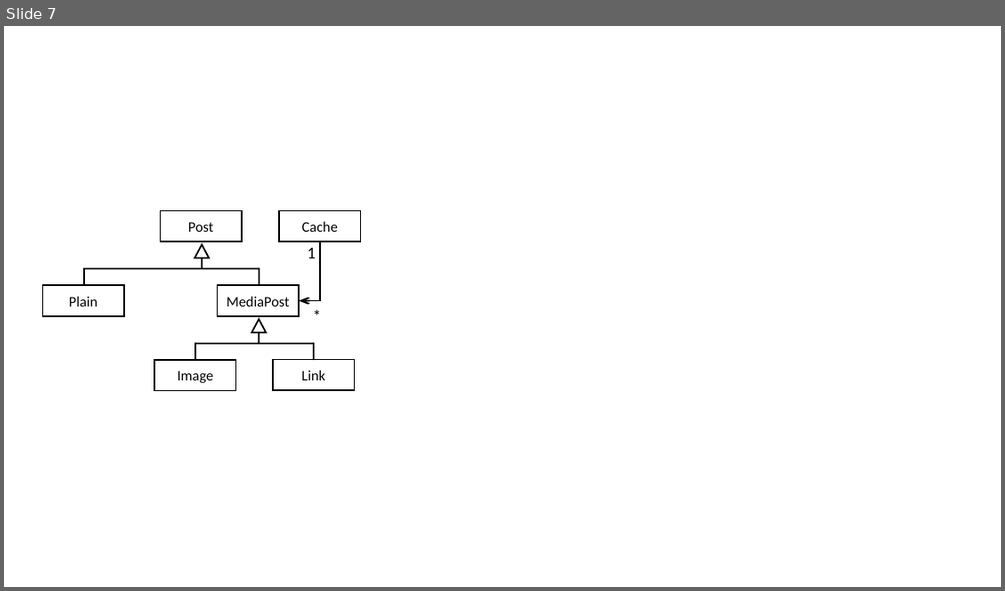
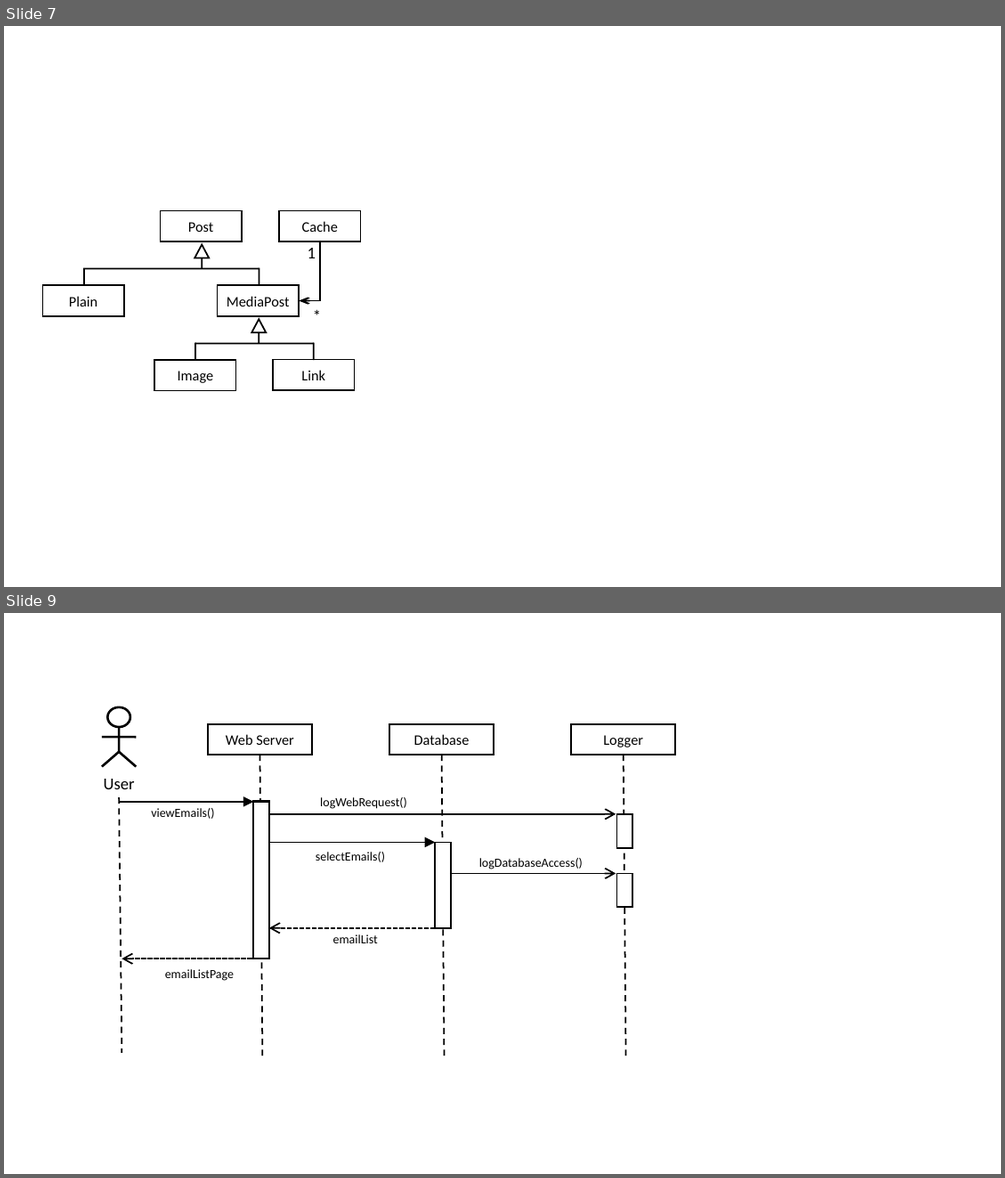
Before and after one commit to tpetricek/teaching, a slide deck: software-engineering/slides/uml.pptx. Shown one above the other, each under a label of ours: slide 7 before the commit, slides 7 and 9 after it; the slides between them are not shown. The pictures are 1005x591 and 1005x1178 pixels, drawn with LibreOffice and Linux fonts; fonts in the diff are those of the drawing. Boxes give left, top, right and bottom in pixels: in the first picture for what was removed or moved away, otherwise in the second. Text is boxed around its words. In the diff, an @@ line names an element or a change of style, - is before the commit and + after.

```diff
--- a/software-engineering/slides/uml.pptx
+++ b/software-engineering/slides/uml.pptx
@@ slide 9 added at bbox=[4, 613, 1001, 1174], background #FFFFFF @@
@@ rectangle added at bbox=[208, 723, 312, 755], fill #FFFFFF, outline #000000 1.5 pt, 14 pt, text #000000 @@
+Web Server
@@ rectangle added at bbox=[390, 723, 494, 755], fill #FFFFFF, outline #000000 1.5 pt, 14 pt, text #000000 @@
+Database
@@ rectangle added at bbox=[572, 723, 676, 755], fill #FFFFFF, outline #000000 1.5 pt, 14 pt, text #000000 @@
+Logger
@@ group added at bbox=[102, 707, 137, 766]: 4 lines, 1 ellipse @@
@@ line added from (259, 755) to (263, 1055), #000000 1.5 pt dashed @@
@@ line added from (442, 755) to (445, 1055), #000000 1.5 pt dashed @@
@@ line added from (623, 755) to (626, 1055), #000000 1.5 pt dashed @@
@@ text added at bbox=[104, 779, 135, 789], 16 pt, text #000000 @@
+User
@@ line added from (119, 798) to (122, 1053), #000000 1.5 pt dashed @@
@@ text added at bbox=[320, 797, 407, 809], 12 pt, text #000000 @@
+logWebRequest()
@@ arrow added from (119, 802) to (254, 802), #000000 1.5 pt @@
@@ text added at bbox=[151, 808, 214, 819], 12 pt, text #000000 @@
+viewEmails()
@@ rectangle added at bbox=[254, 801, 269, 911], fill #FFFFFF, outline #000000 1.5 pt @@
@@ rectangle added at bbox=[254, 802, 269, 958], fill #FFFFFF, outline #000000 1.5 pt @@
@@ arrow added from (269, 814) to (615, 814), #000000 1.5 pt @@
@@ rectangle added at bbox=[617, 814, 633, 848], fill #FFFFFF, outline #000000 1.5 pt @@
@@ arrow added from (269, 843) to (436, 843), #000000 1.5 pt @@
@@ text added at bbox=[316, 852, 385, 862], 12 pt, text #000000 @@
+selectEmails()
@@ rectangle added at bbox=[436, 843, 451, 929], fill #FFFFFF, outline #000000 1.5 pt @@
@@ arrow added from (451, 873) to (615, 873), #000000 1.5 pt @@
@@ text added at bbox=[479, 858, 582, 869], 12 pt, text #000000 @@
+logDatabaseAccess()
@@ rectangle added at bbox=[617, 873, 633, 907], fill #FFFFFF, outline #000000 1.5 pt @@
@@ arrow added from (436, 928) to (269, 928), #000000 1.5 pt dashed @@
@@ arrow added from (252, 958) to (122, 958), #000000 1.5 pt dashed @@
@@ text added at bbox=[333, 934, 378, 943], 12 pt, text #000000 @@
+emailList
@@ text added at bbox=[165, 969, 234, 981], 12 pt, text #000000 @@
+emailListPage
```
Also in this commit, not shown: 1 other slide added, 15 other files.
